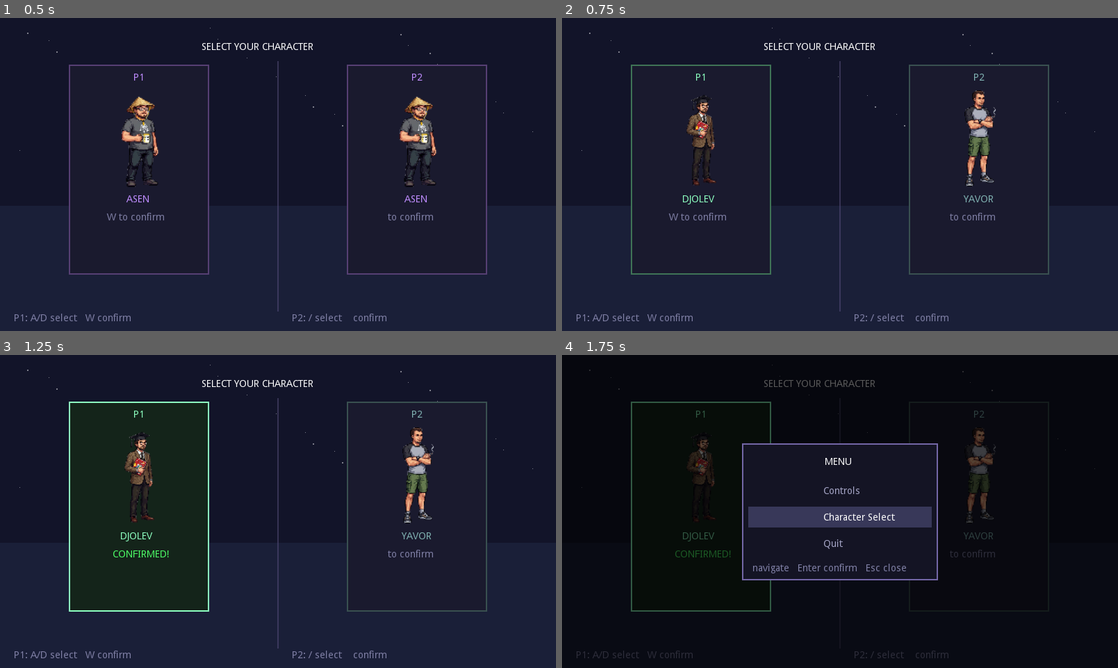
Above: before the commit, frames 1-4 (two rows, left to right).
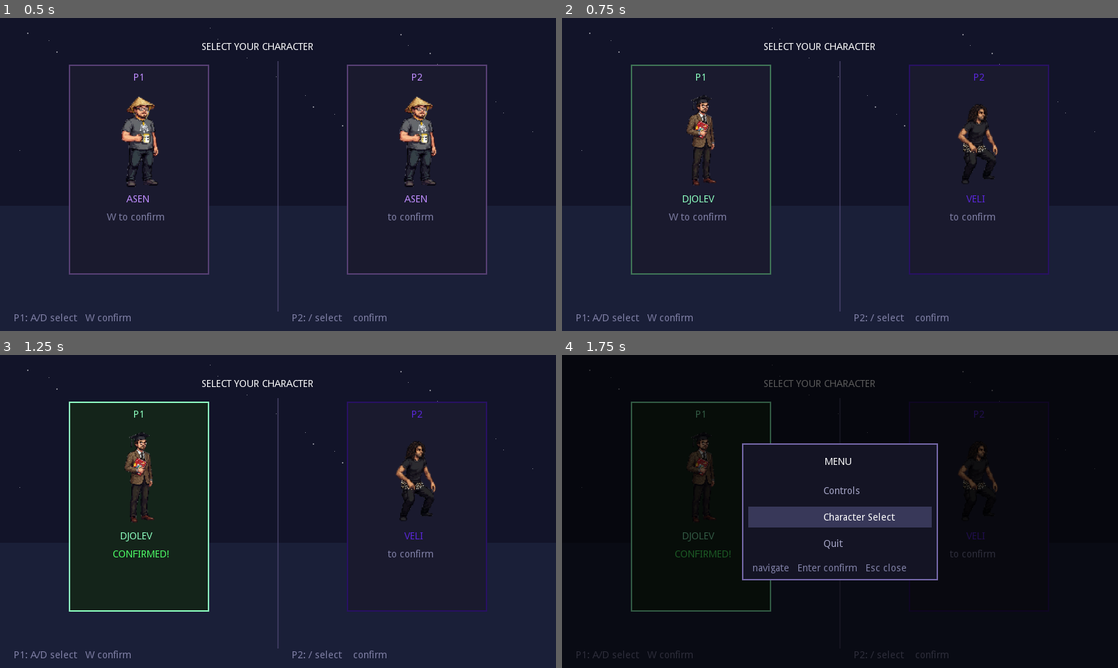
Above: after the commit, the same moments.

Repository: asenmitrev/cucugo
Game: Godot game, scene res://scenes/CharSelect.tscn
Same seed, same stepped clock (60 frames per second), same inputs: the game is played once before the commit and once after it.
Inputs:
- Up to frame 1 (0.5 s): no input
- Up to frame 2 (0.75 s): tap Enter at 0.5 s; hold D (p1_right) from 0.53 s (still down); hold Left (p2_left) from 0.53 s (still down)
- Up to frame 3 (1.25 s): keep holding D (p1_right); keep holding Left (p2_left); tap W (p1_jump) at 0.77 s
- Up to frame 4 (1.75 s): tap Escape (start) at 1.25 s; release D (p1_right) at 1.28 s; release Left (p2_left) at 1.28 s; hold Down from 1.28 s (still down); tap Right (p2_right) at 1.35 s; tap W (p1_jump) at 1.52 s

Frame 1 is identical in both runs. In frame 2, 1.7% of the frame differs, in the area x 62-88%, y 14-82%; in frame 3, 1.7%; in frame 4, 0.7%.

Commit message:
feat: add 7 new characters (5q, bobe, ipman, itso, sasho, valka, veli) with sprites and skills

Diff:
--- /dev/null
+++ b/resources/5q.tres
@@ -0,0 +1,31 @@
+[gd_resource type="Resource" load_steps=5 format=2]
+
+[ext_resource path="res://scripts/CharacterDef.gd" type="Script" id=1]
+[ext_resource path="res://resources/skills/5q_lucky_draw.tres" type="Resource" id=2]
+[ext_resource path="res://resources/skills/5q_jackpot_burst.tres" type="Resource" id=3]
+[ext_resource path="res://resources/skills/5q_rigged_dice.tres" type="Resource" id=4]
+
+[resource]
+script = ExtResource( 1 )
+display_name = "5Q"
+char_name = "5q"
+label_color = Color( 0.85, 0.5, 1, 1 )
+action_left = ""
+action_right = ""
+action_jump = ""
+speed = 215.0
+jump_vel = -520.0
+body_w = 38.0
+body_h = 80.0
+body_offset_x = 21.0
+body_offset_y = 4.0
+anim_idle = 0.18
+anim_walk = 0.1
+anim_jump = 0.14
+anim_dead = 0.2
+action_skill1 = ""
+action_skill2 = ""
+action_skill3 = ""
+skill1 = ExtResource( 2 )
+skill2 = ExtResource( 3 )
+skill3 = ExtResource( 4 )
--- /dev/null
+++ b/resources/bobe.tres
@@ -0,0 +1,31 @@
+[gd_resource type="Resource" load_steps=5 format=2]
+
+[ext_resource path="res://scripts/CharacterDef.gd" type="Script" id=1]
+[ext_resource path="res://resources/skills/bobe_six_shooter.tres" type="Resource" id=2]
+[ext_resource path="res://resources/skills/bobe_dynamite_toss.tres" type="Resource" id=3]
+[ext_resource path="res://resources/skills/bobe_high_noon.tres" type="Resource" id=4]
+
+[resource]
+script = ExtResource( 1 )
+display_name = "BOBE"
+char_name = "bobe"
+label_color = Color( 1, 0.7, 0.2, 1 )
+action_left = ""
+action_right = ""
+action_jump = ""
+speed = 200.0
+jump_vel = -510.0
+body_w = 42.0
+body_h = 82.0
+body_offset_x = 19.0
+body_offset_y = 4.0
+anim_idle = 0.18
+anim_walk = 0.1
+anim_jump = 0.14
+anim_dead = 0.2
+action_skill1 = ""
+action_skill2 = ""
+action_skill3 = ""
+skill1 = ExtResource( 2 )
+skill2 = ExtResource( 3 )
+skill3 = ExtResource( 4 )
--- /dev/null
+++ b/resources/ipman.tres
@@ -0,0 +1,31 @@
+[gd_resource type="Resource" load_steps=5 format=2]
+
+[ext_resource path="res://scripts/CharacterDef.gd" type="Script" id=1]
+[ext_resource path="res://resources/skills/ipman_iron_fist.tres" type="Resource" id=2]
+[ext_resource path="res://resources/skills/ipman_money_rain.tres" type="Resource" id=3]
+[ext_resource path="res://resources/skills/ipman_dragon_kick.tres" type="Resource" id=4]
+
+[resource]
+script = ExtResource( 1 )
+display_name = "IPMAN"
+char_name = "ipman"
+label_color = Color( 0.3, 0.85, 0.35, 1 )
+action_left = ""
+action_right = ""
+action_jump = ""
+speed = 225.0
+jump_vel = -540.0
+body_w = 40.0
+body_h = 82.0
+body_offset_x = 20.0
+body_offset_y = 4.0
+anim_idle = 0.18
+anim_walk = 0.1
+anim_jump = 0.14
+anim_dead = 0.2
+action_skill1 = ""
+action_skill2 = ""
+action_skill3 = ""
+skill1 = ExtResource( 2 )
+skill2 = ExtResource( 3 )
+skill3 = ExtResource( 4 )
--- /dev/null
+++ b/resources/itso.tres
@@ -0,0 +1,31 @@
+[gd_resource type="Resource" load_steps=5 format=2]
+
+[ext_resource path="res://scripts/CharacterDef.gd" type="Script" id=1]
+[ext_resource path="res://resources/skills/itso_beer_toss.tres" type="Resource" id=2]
+[ext_resource path="res://resources/skills/itso_stumble_charge.tres" type="Resource" id=3]
+[ext_resource path="res://resources/skills/itso_last_call.tres" type="Resource" id=4]
+
+[resource]
+script = ExtResource( 1 )
+display_name = "ITSO"
+char_name = "itso"
+label_color = Color( 1, 0.85, 0.2, 1 )
+action_left = ""
+action_right = ""
+action_jump = ""
+speed = 190.0
+jump_vel = -500.0
+body_w = 42.0
+body_h = 80.0
+body_offset_x = 19.0
+body_offset_y = 4.0
+anim_idle = 0.18
+anim_walk = 0.1
+anim_jump = 0.14
+anim_dead = 0.2
+action_skill1 = ""
+action_skill2 = ""
+action_skill3 = ""
+skill1 = ExtResource( 2 )
+skill2 = ExtResource( 3 )
+skill3 = ExtResource( 4 )
--- /dev/null
+++ b/resources/sasho.tres
@@ -0,0 +1,31 @@
+[gd_resource type="Resource" load_steps=5 format=2]
+
+[ext_resource path="res://scripts/CharacterDef.gd" type="Script" id=1]
+[ext_resource path="res://resources/skills/sasho_mosh_pit.tres" type="Resource" id=2]
+[ext_resource path="res://resources/skills/sasho_air_guitar.tres" type="Resource" id=3]
+[ext_resource path="res://resources/skills/sasho_backstage_pass.tres" type="Resource" id=4]
+
+[resource]
+script = ExtResource( 1 )
+display_name = "SASHO"
+char_name = "sasho"
+label_color = Color( 0.8, 0.25, 0.35, 1 )
+action_left = ""
+action_right = ""
+action_jump = ""
+speed = 210.0
+jump_vel = -525.0
+body_w = 40.0
+body_h = 80.0
+body_offset_x = 20.0
+body_offset_y = 4.0
+anim_idle = 0.18
+anim_walk = 0.1
+anim_jump = 0.14
+anim_dead = 0.2
+action_skill1 = ""
+action_skill2 = ""
+action_skill3 = ""
+skill1 = ExtResource( 2 )
+skill2 = ExtResource( 3 )
+skill3 = ExtResource( 4 )
--- /dev/null
+++ b/resources/skills/5q_jackpot_burst.tres
@@ -0,0 +1,22 @@
+[gd_resource type="Resource" load_steps=2 format=2]
+
+[ext_resource path="res://scripts/SkillDef.gd" type="Script" id=1]
+
+[resource]
+script = ExtResource( 1 )
+display_name = "Jackpot Burst"
+cast_time = 0.4
+cooldown = 3.0
+anim_cast = 0.1
+cast_anim = "kick"
+effect_width = 100.0
+effect_height = 100.0
+effect_offset_x = 45.0
+effect_offset_y = 5.0
+effect_duration = 1.0
+effect_color = Color( 1, 0.9, 0.2, 1 )
+effect_sprite_path = ""
+effect_dx = 0.0
+effect_dy = 0.0
+effect_rotation_speed = 720.0
+effect_gravity = 0.0
--- /dev/null
+++ b/resources/skills/5q_lucky_draw.tres
@@ -0,0 +1,22 @@
+[gd_resource type="Resource" load_steps=2 format=2]
+
+[ext_resource path="res://scripts/SkillDef.gd" type="Script" id=1]
+
+[resource]
+script = ExtResource( 1 )
+display_name = "Lucky Draw"
+cast_time = 0.25
+cooldown = 1.5
+anim_cast = 0.1
+cast_anim = "punch"
+effect_width = 40.0
+effect_height = 40.0
+effect_offset_x = 55.0
+effect_offset_y = 15.0
+effect_duration = 1.5
+effect_color = Color( 0.5, 0.3, 1, 1 )
+effect_sprite_path = "res://assets/5q/lottery-ticket.png"
+effect_dx = 350.0
+effect_dy = -100.0
+effect_rotation_speed = 90.0
+effect_gravity = 0.0
--- /dev/null
+++ b/resources/skills/5q_rigged_dice.tres
@@ -0,0 +1,22 @@
+[gd_resource type="Resource" load_steps=2 format=2]
+
+[ext_resource path="res://scripts/SkillDef.gd" type="Script" id=1]
+
+[resource]
+script = ExtResource( 1 )
+display_name = "Rigged Dice"
+cast_time = 0.3
+cooldown = 2.0
+anim_cast = 0.1
+cast_anim = "punch"
+effect_width = 30.0
+effect_height = 30.0
+effect_offset_x = 50.0
+effect_offset_y = 20.0
+effect_duration = 2.0
+effect_color = Color( 0.6, 0.3, 1, 1 )
+effect_sprite_path = ""
+effect_dx = 0.0
+effect_dy = 0.0
+effect_rotation_speed = 0.0
+effect_gravity = 900.0
--- /dev/null
+++ b/resources/skills/bobe_dynamite_toss.tres
@@ -0,0 +1,22 @@
+[gd_resource type="Resource" load_steps=2 format=2]
+
+[ext_resource path="res://scripts/SkillDef.gd" type="Script" id=1]
+
+[resource]
+script = ExtResource( 1 )
+display_name = "Dynamite Toss"
+cast_time = 0.35
+cooldown = 2.5
+anim_cast = 0.1
+cast_anim = "kick"
+effect_width = 35.0
+effect_height = 25.0
+effect_offset_x = 55.0
+effect_offset_y = 10.0
+effect_duration = 2.5
+effect_color = Color( 1, 0.35, 0.1, 1 )
+effect_sprite_path = ""
+effect_dx = 280.0
+effect_dy = -380.0
+effect_rotation_speed = 120.0
+effect_gravity = 700.0
--- /dev/null
+++ b/resources/skills/bobe_high_noon.tres
@@ -0,0 +1,22 @@
+[gd_resource type="Resource" load_steps=2 format=2]
+
+[ext_resource path="res://scripts/SkillDef.gd" type="Script" id=1]
+
+[resource]
+script = ExtResource( 1 )
+display_name = "High Noon"
+cast_time = 0.5
+cooldown = 3.5
+anim_cast = 0.12
+cast_anim = "punch"
+effect_width = 120.0
+effect_height = 80.0
+effect_offset_x = 40.0
+effect_offset_y = 10.0
+effect_duration = 0.5
+effect_color = Color( 1, 0.9, 0.3, 1 )
+effect_sprite_path = ""
+effect_dx = 0.0
+effect_dy = 0.0
+effect_rotation_speed = 0.0
+effect_gravity = 0.0
--- /dev/null
+++ b/resources/skills/bobe_six_shooter.tres
@@ -0,0 +1,22 @@
+[gd_resource type="Resource" load_steps=2 format=2]
+
+[ext_resource path="res://scripts/SkillDef.gd" type="Script" id=1]
+
+[resource]
+script = ExtResource( 1 )
+display_name = "Six-Shooter"
+cast_time = 0.2
+cooldown = 1.2
+anim_cast = 0.09
+cast_anim = "punch"
+effect_width = 35.0
+effect_height = 20.0
+effect_offset_x = 60.0
+effect_offset_y = 35.0
+effect_duration = 0.6
+effect_color = Color( 1, 0.75, 0.1, 1 )
+effect_sprite_path = ""
+effect_dx = 500.0
+effect_dy = 0.0
+effect_rotation_speed = 0.0
+effect_gravity = 0.0
--- /dev/null
+++ b/resources/skills/ipman_dragon_kick.tres
@@ -0,0 +1,22 @@
+[gd_resource type="Resource" load_steps=2 format=2]
+
+[ext_resource path="res://scripts/SkillDef.gd" type="Script" id=1]
+
+[resource]
+script = ExtResource( 1 )
+display_name = "Dragon Kick"
+cast_time = 0.3
+cooldown = 2.0
+anim_cast = 0.1
+cast_anim = "kick"
+effect_width = 60.0
+effect_height = 50.0
+effect_offset_x = 50.0
+effect_offset_y = 20.0
+effect_duration = 0.5
+effect_color = Color( 0.2, 0.7, 0.3, 1 )
+effect_sprite_path = ""
+effect_dx = 350.0
+effect_dy = -150.0
+effect_rotation_speed = 360.0
+effect_gravity = 0.0
--- /dev/null
+++ b/resources/skills/ipman_iron_fist.tres
@@ -0,0 +1,22 @@
+[gd_resource type="Resource" load_steps=2 format=2]
+
+[ext_resource path="res://scripts/SkillDef.gd" type="Script" id=1]
+
+[resource]
+script = ExtResource( 1 )
+display_name = "Iron Fist Strike"
+cast_time = 0.15
+cooldown = 1.0
+anim_cast = 0.08
+cast_anim = "punch"
+effect_width = 55.0
+effect_height = 55.0
+effect_offset_x = 55.0
+effect_offset_y = 15.0
+effect_duration = 0.35
+effect_color = Color( 0.3, 0.8, 0.4, 1 )
+effect_sprite_path = ""
+effect_dx = 400.0
+effect_dy = 0.0
+effect_rotation_speed = 0.0
+effect_gravity = 0.0
--- /dev/null
+++ b/resources/skills/ipman_money_rain.tres
@@ -0,0 +1,22 @@
+[gd_resource type="Resource" load_steps=2 format=2]
+
+[ext_resource path="res://scripts/SkillDef.gd" type="Script" id=1]
+
+[resource]
+script = ExtResource( 1 )
+display_name = "Money Rain"
+cast_time = 0.3
+cooldown = 2.5
+anim_cast = 0.1
+cast_anim = "kick"
+effect_width = 40.0
+effect_height = 30.0
+effect_offset_x = 50.0
+effect_offset_y = -20.0
+effect_duration = 2.0
+effect_color = Color( 0.3, 0.9, 0.3, 1 )
+effect_sprite_path = "res://assets/ipman/money-projectile.png"
+effect_dx = 0.0
+effect_dy = 0.0
+effect_rotation_speed = 180.0
+effect_gravity = 800.0
--- /dev/null
+++ b/resources/skills/itso_beer_toss.tres
@@ -0,0 +1,22 @@
+[gd_resource type="Resource" load_steps=2 format=2]
+
+[ext_resource path="res://scripts/SkillDef.gd" type="Script" id=1]
+
+[resource]
+script = ExtResource( 1 )
+display_name = "Beer Toss"
+cast_time = 0.25
+cooldown = 1.5
+anim_cast = 0.1
+cast_anim = "punch"
+effect_width = 30.0
+effect_height = 35.0
+effect_offset_x = 55.0
+effect_offset_y = 25.0
+effect_duration = 1.5
+effect_color = Color( 1, 0.85, 0.2, 1 )
+effect_sprite_path = ""
+effect_dx = 300.0
+effect_dy = -300.0
+effect_rotation_speed = 270.0
+effect_gravity = 600.0
--- /dev/null
+++ b/resources/skills/itso_last_call.tres
@@ -0,0 +1,22 @@
+[gd_resource type="Resource" load_steps=2 format=2]
+
+[ext_resource path="res://scripts/SkillDef.gd" type="Script" id=1]
+
+[resource]
+script = ExtResource( 1 )
+display_name = "Last Call"
+cast_time = 0.4
+cooldown = 3.0
+anim_cast = 0.12
+cast_anim = "kick"
+effect_width = 90.0
+effect_height = 90.0
+effect_offset_x = 40.0
+effect_offset_y = 5.0
+effect_duration = 1.0
+effect_color = Color( 1, 0.5, 0.1, 1 )
+effect_sprite_path = ""
+effect_dx = 0.0
+effect_dy = 0.0
+effect_rotation_speed = 540.0
+effect_gravity = 0.0
--- /dev/null
+++ b/resources/skills/itso_stumble_charge.tres
@@ -0,0 +1,22 @@
+[gd_resource type="Resource" load_steps=2 format=2]
+
+[ext_resource path="res://scripts/SkillDef.gd" type="Script" id=1]
+
+[resource]
+script = ExtResource( 1 )
+display_name = "Stumble Charge"
+cast_time = 0.2
+cooldown = 1.8
+anim_cast = 0.09
+cast_anim = "walk"
+effect_width = 50.0
+effect_height = 70.0
+effect_offset_x = 45.0
+effect_offset_y = 5.0
+effect_duration = 0.4
+effect_color = Color( 0.6, 0.6, 0.2, 1 )
+effect_sprite_path = ""
+effect_dx = 450.0
+effect_dy = 0.0
+effect_rotation_speed = 0.0
+effect_gravity = 0.0
--- /dev/null
+++ b/resources/skills/sasho_air_guitar.tres
@@ -0,0 +1,22 @@
+[gd_resource type="Resource" load_steps=2 format=2]
+
+[ext_resource path="res://scripts/SkillDef.gd" type="Script" id=1]
+
+[resource]
+script = ExtResource( 1 )
+display_name = "Air Guitar"
+cast_time = 0.2
+cooldown = 1.5
+anim_cast = 0.09
+cast_anim = "kick"
+effect_width = 50.0
+effect_height = 40.0
+effect_offset_x = 55.0
+effect_offset_y = 20.0
+effect_duration = 0.5
+effect_color = Color( 0.5, 0.2, 0.8, 1 )
+effect_sprite_path = ""
+effect_dx = 400.0
+effect_dy = -50.0
+effect_rotation_speed = 0.0
+effect_gravity = 0.0
--- /dev/null
+++ b/resources/skills/sasho_backstage_pass.tres
@@ -0,0 +1,22 @@
+[gd_resource type="Resource" load_steps=2 format=2]
+
+[ext_resource path="res://scripts/SkillDef.gd" type="Script" id=1]
+
+[resource]
+script = ExtResource( 1 )
+display_name = "Backstage Pass"
+cast_time = 0.45
+cooldown = 3.0
+anim_cast = 0.12
+cast_anim = "punch"
+effect_width = 45.0
+effect_height = 60.0
+effect_offset_x = 50.0
+effect_offset_y = 10.0
+effect_duration = 0.6
+effect_color = Color( 0.9, 0.3, 0.5, 1 )
+effect_sprite_path = ""
+effect_dx = 500.0
+effect_dy = 0.0
+effect_rotation_speed = 180.0
+effect_gravity = 0.0
--- /dev/null
+++ b/resources/skills/sasho_mosh_pit.tres
@@ -0,0 +1,22 @@
+[gd_resource type="Resource" load_steps=2 format=2]
+
+[ext_resource path="res://scripts/SkillDef.gd" type="Script" id=1]
+
+[resource]
+script = ExtResource( 1 )
+display_name = "Mosh Pit"
+cast_time = 0.35
+cooldown = 2.5
+anim_cast = 0.1
+cast_anim = "punch"
+effect_width = 90.0
+effect_height = 80.0
+effect_offset_x = 35.0
+effect_offset_y = 5.0
+effect_duration = 0.8
+effect_color = Color( 0.8, 0.2, 0.3, 1 )
+effect_sprite_path = ""
+effect_dx = 0.0
+effect_dy = 0.0
+effect_rotation_speed = 360.0
+effect_gravity = 0.0
--- /dev/null
+++ b/resources/skills/valka_food_toss.tres
@@ -0,0 +1,22 @@
+[gd_resource type="Resource" load_steps=2 format=2]
+
+[ext_resource path="res://scripts/SkillDef.gd" type="Script" id=1]
+
+[resource]
+script = ExtResource( 1 )
+display_name = "Food Toss"
+cast_time = 0.2
+cooldown = 1.2
+anim_cast = 0.09
+cast_anim = "punch"
+effect_width = 35.0
+effect_height = 35.0
+effect_offset_x = 55.0
+effect_offset_y = 25.0
+effect_duration = 1.2
+effect_color = Color( 1, 0.6, 0.2, 1 )
+effect_sprite_path = ""
+effect_dx = 320.0
+effect_dy = -320.0
+effect_rotation_speed = 200.0
+effect_gravity = 650.0
--- /dev/null
+++ b/resources/skills/valka_spice_cloud.tres
@@ -0,0 +1,22 @@
+[gd_resource type="Resource" load_steps=2 format=2]
+
+[ext_resource path="res://scripts/SkillDef.gd" type="Script" id=1]
+
+[resource]
+script = ExtResource( 1 )
+display_name = "Spice Cloud"
+cast_time = 0.35
+cooldown = 2.5
+anim_cast = 0.1
+cast_anim = "kick"
+effect_width = 80.0
+effect_height = 70.0
+effect_offset_x = 40.0
+effect_offset_y = 10.0
+effect_duration = 1.2
+effect_color = Color( 1, 0.4, 0.1, 1 )
+effect_sprite_path = ""
+effect_dx = 0.0
+effect_dy = 0.0
+effect_rotation_speed = 180.0
+effect_gravity = 0.0
--- /dev/null
+++ b/resources/skills/valka_street_cart_dash.tres
@@ -0,0 +1,22 @@
+[gd_resource type="Resource" load_steps=2 format=2]
+
+[ext_resource path="res://scripts/SkillDef.gd" type="Script" id=1]
+
+[resource]
+script = ExtResource( 1 )
+display_name = "Street Cart Dash"
+cast_time = 0.25
+cooldown = 2.0
+anim_cast = 0.1
+cast_anim = "walk"
+effect_width = 55.0
+effect_height = 55.0
+effect_offset_x = 45.0
+effect_offset_y = 10.0
+effect_duration = 0.45
+effect_color = Color( 0.9, 0.7, 0.2, 1 )
+effect_sprite_path = ""
+effect_dx = 480.0
+effect_dy = 0.0
+effect_rotation_speed = 0.0
+effect_gravity = 0.0
--- /dev/null
+++ b/resources/skills/veli_chain_whip.tres
@@ -0,0 +1,22 @@
+[gd_resource type="Resource" load_steps=2 format=2]
+
+[ext_resource path="res://scripts/SkillDef.gd" type="Script" id=1]
+
+[resource]
+script = ExtResource( 1 )
+display_name = "Chain Whip"
+cast_time = 0.3
+cooldown = 2.0
+anim_cast = 0.1
+cast_anim = "punch"
+effect_width = 70.0
+effect_height = 30.0
+effect_offset_x = 50.0
+effect_offset_y = 30.0
+effect_duration = 0.6
+effect_color = Color( 0.5, 0.2, 0.8, 1 )
+effect_sprite_path = ""
+effect_dx = 350.0
+effect_dy = -80.0
+effect_rotation_speed = 540.0
+effect_gravity = 0.0
--- /dev/null
+++ b/resources/skills/veli_rockstar_aura.tres
@@ -0,0 +1,22 @@
+[gd_resource type="Resource" load_steps=2 format=2]
+
+[ext_resource path="res://scripts/SkillDef.gd" type="Script" id=1]
+
+[resource]
+script = ExtResource( 1 )
+display_name = "Rockstar Aura"
+cast_time = 0.5
+cooldown = 3.5
+anim_cast = 0.12
+cast_anim = "kick"
+effect_width = 110.0
+effect_height = 110.0
+effect_offset_x = 35.0
+effect_offset_y = 0.0
+effect_duration = 1.0
+effect_color = Color( 0.4, 0.1, 0.9, 1 )
+effect_sprite_path = ""
+effect_dx = 0.0
+effect_dy = 0.0
+effect_rotation_speed = 720.0
+effect_gravity = 0.0
--- /dev/null
+++ b/resources/skills/veli_snake_bite.tres
@@ -0,0 +1,22 @@
+[gd_resource type="Resource" load_steps=2 format=2]
+
+[ext_resource path="res://scripts/SkillDef.gd" type="Script" id=1]
+
+[resource]
+script = ExtResource( 1 )
+display_name = "Snake Bite"
+cast_time = 0.2
+cooldown = 1.3
+anim_cast = 0.09
+cast_anim = "kick"
+effect_width = 45.0
+effect_height = 30.0
+effect_offset_x = 55.0
+effect_offset_y = 40.0
+effect_duration = 0.5
+effect_color = Color( 0.2, 0.15, 0.7, 1 )
+effect_sprite_path = "res://assets/veli/empathetic-kick.png"
+effect_dx = 420.0
+effect_dy = 0.0
+effect_rotation_speed = 0.0
+effect_gravity = 0.0
--- /dev/null
+++ b/resources/valka.tres
@@ -0,0 +1,31 @@
+[gd_resource type="Resource" load_steps=5 format=2]
+
+[ext_resource path="res://scripts/CharacterDef.gd" type="Script" id=1]
+[ext_resource path="res://resources/skills/valka_food_toss.tres" type="Resource" id=2]
+[ext_resource path="res://resources/skills/valka_spice_cloud.tres" type="Resource" id=3]
+[ext_resource path="res://resources/skills/valka_street_cart_dash.tres" type="Resource" id=4]
+
+[resource]
+script = ExtResource( 1 )
+display_name = "VALKA"
+char_name = "valka"
+label_color = Color( 1, 0.65, 0.25, 1 )
+action_left = ""
+action_right = ""
+action_jump = ""
+speed = 205.0
+jump_vel = -515.0
+body_w = 44.0
+body_h = 78.0
+body_offset_x = 18.0
+body_offset_y = 4.0
+anim_idle = 0.18
+anim_walk = 0.1
+anim_jump = 0.14
+anim_dead = 0.2
+action_skill1 = ""
+action_skill2 = ""
+action_skill3 = ""
+skill1 = ExtResource( 2 )
+skill2 = ExtResource( 3 )
+skill3 = ExtResource( 4 )
--- /dev/null
+++ b/resources/veli.tres
@@ -0,0 +1,31 @@
+[gd_resource type="Resource" load_steps=5 format=2]
+
+[ext_resource path="res://scripts/CharacterDef.gd" type="Script" id=1]
+[ext_resource path="res://resources/skills/veli_snake_bite.tres" type="Resource" id=2]
+[ext_resource path="res://resources/skills/veli_chain_whip.tres" type="Resource" id=3]
+[ext_resource path="res://resources/skills/veli_rockstar_aura.tres" type="Resource" id=4]
+
+[resource]
+script = ExtResource( 1 )
+display_name = "VELI"
+char_name = "veli"
+label_color = Color( 0.35, 0.15, 0.85, 1 )
+action_left = ""
+action_right = ""
+action_jump = ""
+speed = 215.0
+jump_vel = -530.0
+body_w = 42.0
+body_h = 84.0
+body_offset_x = 19.0
+body_offset_y = 4.0
+anim_idle = 0.18
+anim_walk = 0.1
+anim_jump = 0.14
+anim_dead = 0.2
+action_skill1 = ""
+action_skill2 = ""
+action_skill3 = ""
+skill1 = ExtResource( 2 )
+skill2 = ExtResource( 3 )
+skill3 = ExtResource( 4 )
--- a/scripts/CharSelect.gd
+++ b/scripts/CharSelect.gd
@@ -11,6 +11,13 @@
 var DRAGO_DEF  = preload("res://resources/drago.tres")
 var RADO_DEF   = preload("res://resources/rado.tres")
 var YAVOR_DEF  = preload("res://resources/yavor.tres")
+var FIVEQ_DEF  = preload("res://resources/5q.tres")
+var BOBE_DEF   = preload("res://resources/bobe.tres")
+var IPMAN_DEF  = preload("res://resources/ipman.tres")
+var ITSO_DEF   = preload("res://resources/itso.tres")
+var SASHO_DEF  = preload("res://resources/sasho.tres")
+var VALKA_DEF  = preload("res://resources/valka.tres")
+var VELI_DEF   = preload("res://resources/veli.tres")
 
 const _IDLE_TEX := {
 	"asen":   preload("res://assets/asen/asen-idle.png"),
@@ -21,6 +28,13 @@
 	"drago":  preload("res://assets/drago/drago-idle.png"),
 	"rado":   preload("res://assets/rado/rado-idle.png"),
 	"yavor":  preload("res://assets/yavor/yavor-idle.png"),
+	"5q":    preload("res://assets/5q/5q-idle.png"),
+	"bobe":   preload("res://assets/bobe/bobe-idle.png"),
+	"ipman":  preload("res://assets/ipman/ipman-idle.png"),
+	"itso":   preload("res://assets/itso/itso-idle.png"),
+	"sasho":  preload("res://assets/sasho/sasho-idle.png"),
+	"valka":  preload("res://assets/valka/valka-idle.png"),
+	"veli":   preload("res://assets/veli/veli-walk.png"),
 }
 
 var _all_defs: Array = []
@@ -32,7 +46,7 @@
 func _ready() -> void:
 	OS.window_fullscreen = true
 	MenuManager.locked = false
-	_all_defs = [ASEN_DEF, DJOLEV_DEF, SIYANA_DEF, CRUNCH_DEF, DANI_DEF, DRAGO_DEF, RADO_DEF, YAVOR_DEF]
+	_all_defs = [ASEN_DEF, DJOLEV_DEF, SIYANA_DEF, CRUNCH_DEF, DANI_DEF, DRAGO_DEF, RADO_DEF, YAVOR_DEF, FIVEQ_DEF, BOBE_DEF, IPMAN_DEF, ITSO_DEF, SASHO_DEF, VALKA_DEF, VELI_DEF]
 	var tmp := Label.new()
 	add_child(tmp)
 	_font = tmp.get_font("font")
--- a/scripts/Main.gd
+++ b/scripts/Main.gd
@@ -25,6 +25,13 @@
 var DRAGO_DEF  = preload("res://resources/drago.tres")
 var RADO_DEF   = preload("res://resources/rado.tres")
 var YAVOR_DEF  = preload("res://resources/yavor.tres")
+var FIVEQ_DEF  = preload("res://resources/5q.tres")
+var BOBE_DEF   = preload("res://resources/bobe.tres")
+var IPMAN_DEF  = preload("res://resources/ipman.tres")
+var ITSO_DEF   = preload("res://resources/itso.tres")
+var SASHO_DEF  = preload("res://resources/sasho.tres")
+var VALKA_DEF  = preload("res://resources/valka.tres")
+var VELI_DEF   = preload("res://resources/veli.tres")
 
 # Preload all sprite textures at parse time so _init_player does zero disk I/O.
 const _TEX := {
@@ -90,6 +97,62 @@
         "punch":   preload("res://assets/yavor/yavor-punch.png"),
         "kick":    preload("res://assets/yavor/yavor-kick.png"),
         "falling": preload("res://assets/yavor/yavor-falling.png"),
+    },
+    "5q": {
+        "idle":    preload("res://assets/5q/5q-idle.png"),
+        "walk":    preload("res://assets/5q/5q-walk.png"),
+        "jump":    preload("res://assets/5q/5q-jump.png"),
+        "punch":   preload("res://assets/5q/5q-punch.png"),
+        "kick":    preload("res://assets/5q/5q-kick.png"),
+        "falling": preload("res://assets/5q/5q-falls.png"),
+    },
+    "bobe": {
+        "idle":    preload("res://assets/bobe/bobe-idle.png"),
+        "walk":    preload("res://assets/bobe/bobe-walk.png"),
+        "jump":    preload("res://assets/bobe/bobe-jump.png"),
+        "punch":   preload("res://assets/bobe/bobe-punch.png"),
+        "kick":    preload("res://assets/bobe/bobe-kick.png"),
+        "falling": preload("res://assets/bobe/bobe-falling.png"),
+    },
+    "ipman": {
+        "idle":    preload("res://assets/ipman/ipman-idle.png"),
+        "walk":    preload("res://assets/ipman/ipman-walk.png"),
+        "jump":    preload("res://assets/ipman/ipman-jump.png"),
+        "punch":   preload("res://assets/ipman/ipman-punch.png"),
+        "kick":    preload("res://assets/ipman/ipman-kick.png"),
+        "falling": preload("res://assets/ipman/ipman-fall.png"),
+    },
+    "itso": {
+        "idle":    preload("res://assets/itso/itso-idle.png"),
+        "walk":    preload("res://assets/itso/itso-walk.png"),
+        "jump":    preload("res://assets/itso/itso-jump.png"),
+        "punch":   preload("res://assets/itso/itso-punch.png"),
+        "kick":    preload("res://assets/itso/itso-kick.png"),
+        "falling": preload("res://assets/itso/itso-falling.png"),
+    },
+    "sasho": {
+        "idle":    preload("res://assets/sasho/sasho-idle.png"),
+        "walk":    preload("res://assets/sasho/sasho-walk.png"),
+        "jump":    preload("res://assets/sasho/sasho-jump.png"),
+        "punch":   preload("res://assets/sasho/sasho-punch.png"),
+        "kick":    preload("res://assets/sasho/sasho-kick.png"),
+        "falling": preload("res://assets/sasho/sasho-falling.png"),
+    },
+    "valka": {
+        "idle":    preload("res://assets/valka/valka-idle.png"),
+        "walk":    preload("res://assets/valka/valka-walk.png"),
+        "jump":    preload("res://assets/valka/valka-jump.png"),
+        "punch":   preload("res://assets/valka/valka-punch.png"),
+        "kick":    preload("res://assets/valka/valka-kick.png"),
+        "falling": preload("res://assets/valka/valka-fall.png"),
+    },
+    "veli": {
+        "idle":    preload("res://assets/veli/veli-walk.png"),
+        "walk":    preload("res://assets/veli/veli-walk.png"),
+        "jump":    preload("res://assets/veli/veli-jump.png"),
+        "punch":   preload("res://assets/veli/veli-punch.png"),
+        "kick":    preload("res://assets/veli/veli-kick.png"),
+        "falling": preload("res://assets/veli/veli-falling.png"),
     },
 }
 
Binary file added: assets/5q/5q-falls.png
Not shown, added: assets/5q/5q-falls.png.import
Binary file added: assets/5q/5q-idle.png
Not shown, added: assets/5q/5q-idle.png.import
Binary file added: assets/5q/5q-jump.png
Not shown, added: assets/5q/5q-jump.png.import
Binary file added: assets/5q/5q-kick.png
Not shown, added: assets/5q/5q-kick.png.import
Binary file added: assets/5q/5q-punch.png
Not shown, added: assets/5q/5q-punch.png.import
Binary file added: assets/5q/5q-walk.png
Not shown, added: assets/5q/5q-walk.png.import
(and 76 more such lines)
